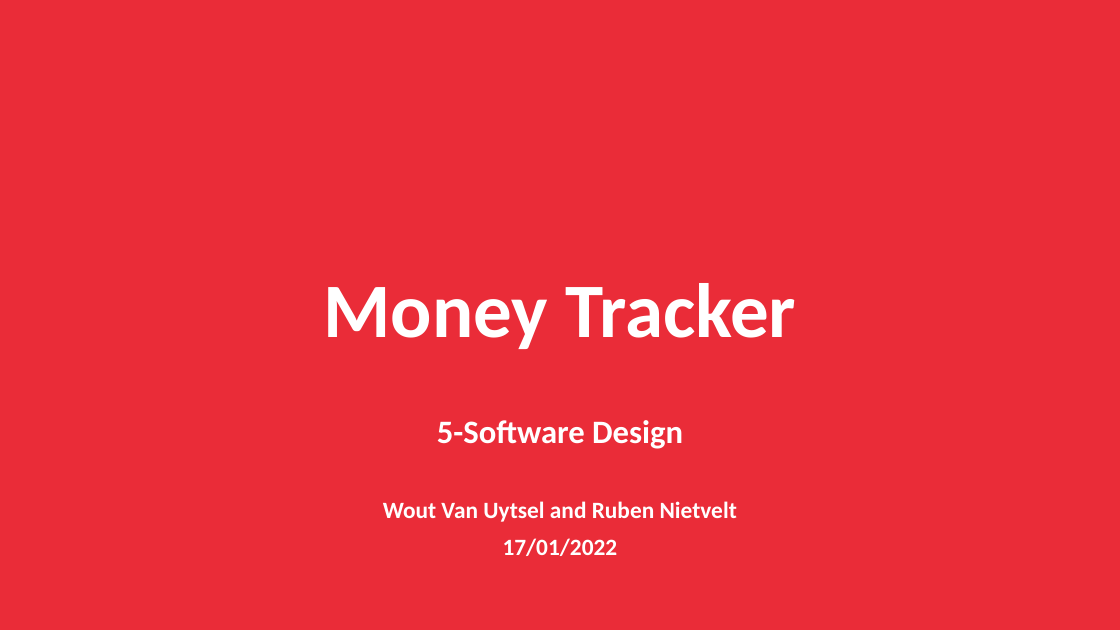
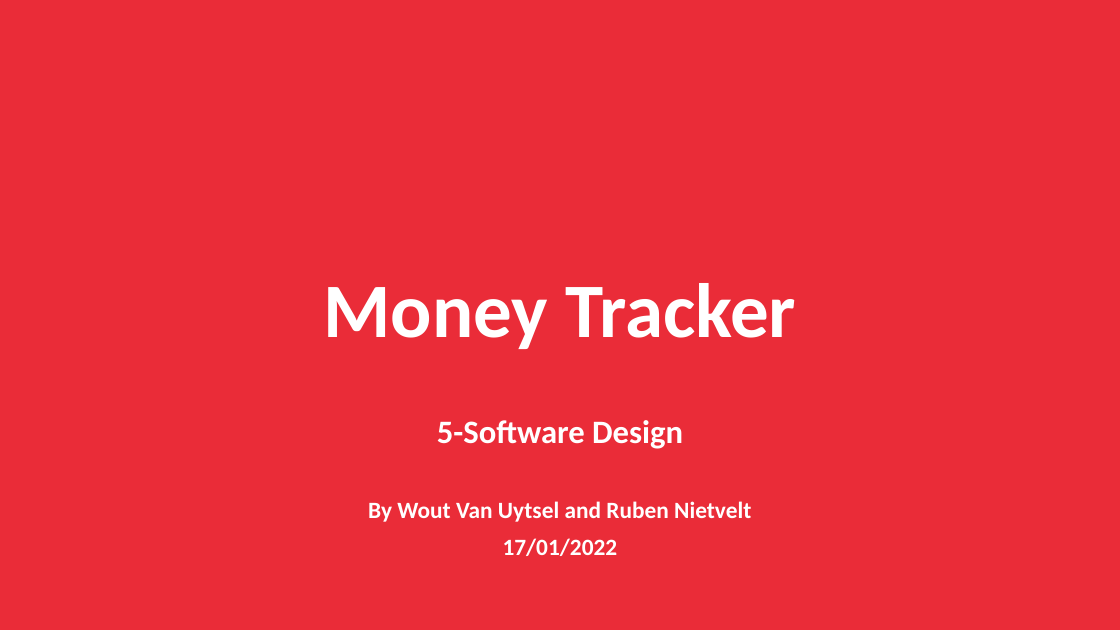
Before and after one commit to Wocco/MoneyTracker, a slide deck: slide 1 of moneytracker_presentation.pptx. Drawn at 1120x630 pixels with LibreOffice and Linux fonts; fonts in the diff are those of the drawing; background and template pictures are left out. Boxes give left, top, right and bottom in pixels: in the first picture for what was removed or moved away, otherwise in the second. Text is boxed around its words. In the diff, an @@ line names an element or a change of style, - is before the commit and + after.

```diff
--- a/moneytracker_presentation.pptx
+++ b/moneytracker_presentation.pptx
@@ text at (368,501,751,522): text changed @@
-Wout Van Uytsel and Ruben Nietvelt
+By Wout Van Uytsel and Ruben Nietvelt
```
Also in this commit, not shown: 4 other slides changed, 2 slides added.
